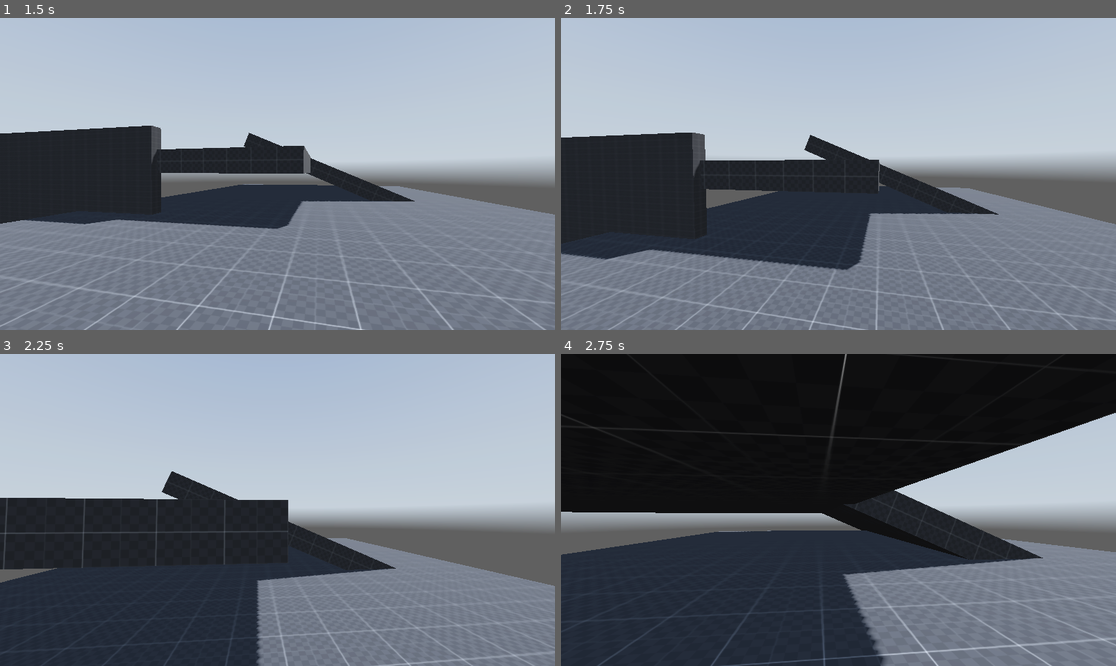
Above: before the commit, frames 1-4 (two rows, left to right).
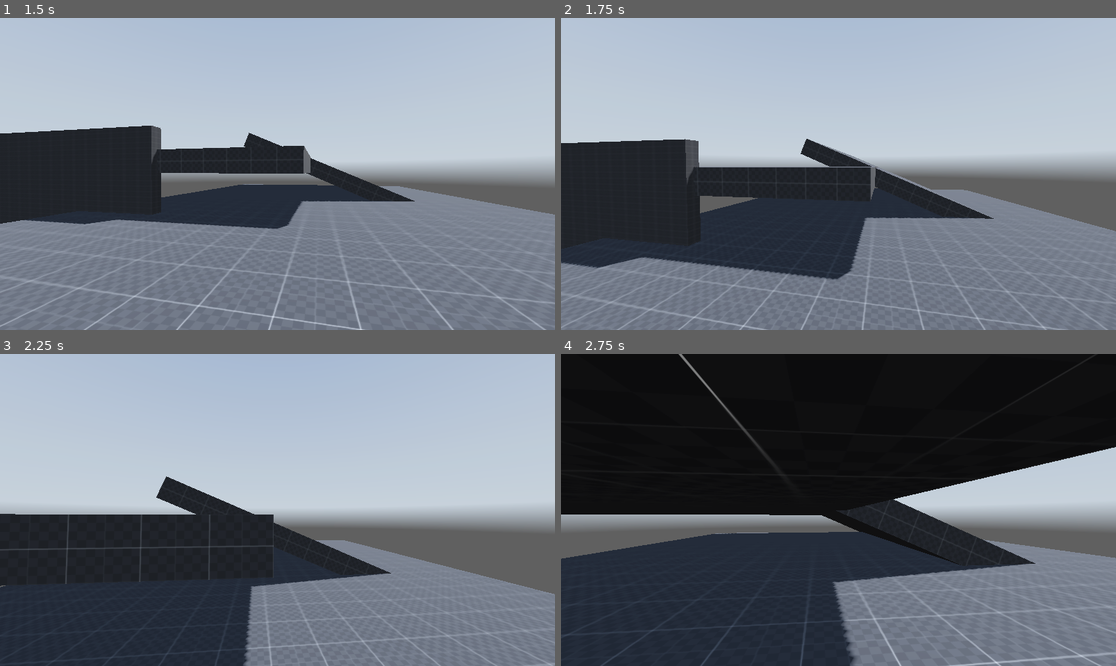
Above: after the commit, the same moments.

Repository: elmoradoo/Reflection
Game: Godot game, scene res://scenes/world.tscn
The game is run twice, just before and just after one commit, with the same random seed, the same clock (stepped at 60 frames per second) and the same inputs. A sky picture missing from this copy of the repository is replaced by a grey-blue gradient.
Inputs (mouse positions are in pixels of both pictures, inside the frame that each line leads up to):
- Up to frame 1 (1.5 s): tap Enter at 0.5 s; move the mouse to (305, 174) at 0.52 s; hold Ctrl (crouch) 0.53-1.28 s; hold W (forward) from 0.53 s (still down); tap Space (jump) at 0.77, 1.07 s; tap Shift (sprint) at 0.8, 1.35 s; move the mouse to (249, 174) at 1.27 s
- Up to frame 2 (1.75 s): keep holding W (forward); tap Space (jump) at 1.52, 1.55 s
- Up to frame 3 (2.25 s): keep holding W (forward); tap Space (jump) at 1.82, 2.1 s; move the mouse to (288, 503) at 2.02 s; hold Ctrl (crouch) from 2.03 s (still down)
- Up to frame 4 (2.75 s): keep holding W (forward); keep holding Ctrl (crouch)

Frame 1 is identical in both runs. In frame 2, 6.8% of the frame differs, in the area x 0-100%, y 36-100%; in frame 3, 6.1%; in frame 4, 8.7%, in the area x 0-100%, y 0-100%.

Commit message:
player have eyes now with bobbing that need to be put in base state, all state inherits from basestate for common functions now wallclimb

Diff:
--- a/scenes/player.tscn
+++ b/scenes/player.tscn
@@ -6,6 +6,33 @@
 
 [sub_resource type="CapsuleShape3D" id="CapsuleShape3D_ep87d"]
 height = 1.2
+
+[sub_resource type="Animation" id="Animation_rcd5g"]
+length = 0.001
+tracks/0/type = "value"
+tracks/0/imported = false
+tracks/0/enabled = true
+tracks/0/path = NodePath("neck/head/eyes/Camera3D:rotation")
+tracks/0/interp = 1
+tracks/0/loop_wrap = true
+tracks/0/keys = {
+"times": PackedFloat32Array(0),
+"transitions": PackedFloat32Array(1),
+"update": 0,
+"values": [Vector3(0, 0, 0)]
+}
+tracks/1/type = "value"
+tracks/1/imported = false
+tracks/1/enabled = true
+tracks/1/path = NodePath("neck/head/eyes/Camera3D:position")
+tracks/1/interp = 1
+tracks/1/loop_wrap = true
+tracks/1/keys = {
+"times": PackedFloat32Array(0),
+"transitions": PackedFloat32Array(1),
+"update": 0,
+"values": [Vector3(0, 0, 0)]
+}
 
 [sub_resource type="Animation" id="Animation_j3hl0"]
 resource_name = "jump"
@@ -33,33 +60,6 @@
 "transitions": PackedFloat32Array(1, 1, 1),
 "update": 0,
 "values": [Vector3(0, 0, 0), Vector3(0, 0, 0), Vector3(0, 0, 0)]
-}
-
-[sub_resource type="Animation" id="Animation_rcd5g"]
-length = 0.001
-tracks/0/type = "value"
-tracks/0/imported = false
-tracks/0/enabled = true
-tracks/0/path = NodePath("neck/head/eyes/Camera3D:rotation")
-tracks/0/interp = 1
-tracks/0/loop_wrap = true
-tracks/0/keys = {
-"times": PackedFloat32Array(0),
-"transitions": PackedFloat32Array(1),
-"update": 0,
-"values": [Vector3(0, 0, 0)]
-}
-tracks/1/type = "value"
-tracks/1/imported = false
-tracks/1/enabled = true
-tracks/1/path = NodePath("neck/head/eyes/Camera3D:position")
-tracks/1/interp = 1
-tracks/1/loop_wrap = true
-tracks/1/keys = {
-"times": PackedFloat32Array(0),
-"transitions": PackedFloat32Array(1),
-"update": 0,
-"values": [Vector3(0, 0, 0)]
 }
 
 [sub_resource type="Animation" id="Animation_j5eol"]
--- a/scripts/player/enums.gd
+++ b/scripts/player/enums.gd
@@ -7,5 +7,6 @@
 	Jumping,
 	AirTime,
 	Crouching,
-	Sliding
+	Sliding,
+	WallClimb
 }
--- a/scripts/player/states/airtime.gd
+++ b/scripts/player/states/airtime.gd
@@ -1,4 +1,4 @@
-extends Node
+extends BaseState
 
 var player: playerData
 const max_speed: float = 3.0
@@ -24,7 +24,6 @@
 func update():
 	update_event()
 	print(player.velocity.y)
-	#print("CLIMB" if player.velocity.y >= climbable else "NOT CLIMB")
 
 func check():
 	if player.myself.is_on_floor() and player.velocity.length() >= 2:
--- /dev/null
+++ b/scripts/player/states/base_state.gd
@@ -0,0 +1,21 @@
+extends Node
+
+class_name BaseState
+
+#Stand up vars
+var stand_up_lp = 10.0
+
+#Crouching vars
+var crouching_depth: float = -0.5
+var lerp_speed = 10.0
+
+func stand_up(player: playerData):
+	player.neck.rotation.y = lerp(player.neck.rotation.y, 0.0, player.delta * stand_up_lp)
+	player.head.position.y = lerp(player.head.position.y, 0.0, stand_up_lp * player.delta)
+	player.standing_collision_shape.disabled = false
+	player.crouching_collision_shape.disabled = true
+
+func stand_down(player: playerData):
+	player.head.position.y = lerp(player.head.position.y, crouching_depth, lerp_speed * player.delta)
+	player.standing_collision_shape.disabled = true
+	player.crouching_collision_shape.disabled = false
--- a/scripts/player/states/crouching.gd
+++ b/scripts/player/states/crouching.gd
@@ -1,10 +1,10 @@
-extends Node
+extends BaseState
 
 var enums = preload("res://scripts/player/enums.gd")
 var player
 const max_speed: float = 3.0
-var crouching_depth: float = -0.5
-var lerp_speed = 10.0
+#var crouching_depth: float = -0.5
+#var lerp_speed = 10.0
 
 func init(obj):
 	player = obj
@@ -26,9 +26,7 @@
 
 func update():
 	update_event()
-	player.head.position.y = lerp(player.head.position.y, crouching_depth, lerp_speed * player.delta)
-	player.standing_collision_shape.disabled = true
-	player.crouching_collision_shape.disabled = false
+	self.stand_down(player)
 	player.velocity.x = player.direction.x * max_speed
 	player.velocity.z = player.direction.z * max_speed
 	player.direction = lerp(player.direction, (player.transform.basis * Vector3(player.input_dir.x, 0, player.input_dir.y)).normalized(), lerp_speed * player.delta)
--- a/scripts/player/states/idle.gd
+++ b/scripts/player/states/idle.gd
@@ -1,10 +1,9 @@
-extends Node
+extends BaseState
 
 var enums = preload("res://scripts/player/enums.gd")
 
 var player: playerData
-var stand_up_lp = 10.0
-var lerp_speed = 2.0
+var idle_lerp_speed = 2.0
 
 func init(obj):
 	player = obj
@@ -24,12 +23,9 @@
 
 func update():
 	update_event()
-	player.neck.rotation.y = lerp(player.neck.rotation.y, 0.0, player.delta * stand_up_lp)
-	player.head.position.y = lerp(player.head.position.y, 0.0, stand_up_lp * player.delta)
-	player.standing_collision_shape.disabled = false
-	player.crouching_collision_shape.disabled = true
-	player.velocity.x = move_toward(player.velocity.x, 0, lerp_speed)
-	player.velocity.z = move_toward(player.velocity.z, 0, lerp_speed)
+	self.stand_up(player)
+	player.velocity.x = move_toward(player.velocity.x, 0, idle_lerp_speed)
+	player.velocity.z = move_toward(player.velocity.z, 0, idle_lerp_speed)
 
 func check():
 	#var player.input_dir = Input.get_vector("left", "right", "forward", "backward")
--- a/scripts/player/states/jumping.gd
+++ b/scripts/player/states/jumping.gd
@@ -1,4 +1,4 @@
-extends Node
+extends BaseState
 
 var player: playerData
 const jump_velocity: float = 4.5
@@ -20,13 +20,15 @@
 
 func update():
 	update_event()
+
+	#Set eyes to 0
+	player.eyes.position.x = lerp(player.eyes.position.x, 0.0, player.delta * 1)
+	player.eyes.position.y = lerp(player.eyes.position.x, 0.0, player.delta * 1)
 	var forward_velocity = Vector3(player.velocity.x, 0, player.velocity.z)
 	print(forward_velocity)
 
 	player.velocity.y += jump_velocity
-	#player.velocity.x = forward_velocity.x
-#	player.velocity.z = forward_velocity.z
-	#var target_velocity = (player.transform.basis * Vector3(player.input_dir.x, 0, player.input_dir.y)).normalized() * max_speed
+
 
 func exit():
 	pass
--- a/scripts/player/states/player_state_manager.gd
+++ b/scripts/player/states/player_state_manager.gd
@@ -11,6 +11,7 @@
 var sliding_ss = preload("res://scripts/player/states/sliding.gd")
 var jumping_ss = preload("res://scripts/player/states/jumping.gd")
 var airtime_ss = preload("res://scripts/player/states/airtime.gd")
+var wallclimb_ss = preload("res://scripts/player/states/wallclimb.gd")
 
 #And associated variables
 var idle_state
@@ -20,6 +21,7 @@
 var sliding_state
 var jumping_state
 var airtime_state
+var wallclimb_state
 
 var player: playerData
 
@@ -41,6 +43,8 @@
 			print("sliding")
 		enums.player_states.AirTime:
 			print("airtime")
+		enums.player_states.Wallclimb:
+			print("wallclimb")
 
 
 func init(player_object):
@@ -52,6 +56,7 @@
 	sliding_state = sliding_ss.new()
 	jumping_state = jumping_ss.new()
 	airtime_state = airtime_ss.new()
+	wallclimb_state = wallclimb_ss.new()
 
 	idle_state.init(player_object)
 	walking_state.init(player_object)
@@ -60,6 +65,7 @@
 	sliding_state.init(player_object)
 	jumping_state.init(player_object)
 	airtime_state.init(player_object)
+	wallclimb_state.init(player_object)
 
 	player = player_object
 
@@ -79,6 +85,8 @@
 		enums.player_states.Sliding:
 			sliding_state.check()
 		enums.player_states.AirTime:
+			airtime_state.check()
+		enums.player_states.Wallclimb:
 			airtime_state.check()
 	if not player.current_state == old_state:
 		set_current_state()
@@ -100,6 +108,8 @@
 			sliding_state.exit()
 		enums.player_states.AirTime:
 			airtime_state.exit()
+		enums.player_states.Wallclimb:
+			airtime_state.exit()
 	#Enter new state
 	match player.current_state:
 		enums.player_states.Idle:
@@ -115,6 +125,8 @@
 		enums.player_states.Sliding:
 			sliding_state.enter()
 		enums.player_states.AirTime:
+			airtime_state.enter()
+		enums.player_states.Wallclimb:
 			airtime_state.enter()
 
 func update_current_state():
--- a/scripts/player/states/sliding.gd
+++ b/scripts/player/states/sliding.gd
@@ -1,9 +1,7 @@
-extends Node
+extends BaseState
 
 var player: playerData
 const max_speed: float = 5.0
-var crouching_depth: float = -0.5
-var lerp_speed = 10.0
 var enums = preload("res://scripts/player/enums.gd")
 
 const sliding_initial_force: float = 1.2
@@ -24,9 +22,7 @@
 
 func update():
 	update_event()
-	player.head.position.y = lerp(player.head.position.y, crouching_depth, lerp_speed * player.delta)
-	player.standing_collision_shape.disabled = true
-	player.crouching_collision_shape.disabled = false
+	self.stand_down(player)
 	player.velocity.x = lerp(player.velocity.x, 0.0, player.delta * 1)
 	player.velocity.z = lerp(player.velocity.z, 0.0, player.delta * 1)
 
--- a/scripts/player/states/sprinting.gd
+++ b/scripts/player/states/sprinting.gd
@@ -1,16 +1,14 @@
-extends Node
+extends BaseState
 
 var player: playerData
 const max_speed: float = 8.0
-var lerp_speed: float = 0.5
+#var lerp_speed: float = 0.5
 
 var head_bobbing_vector: Vector2 = Vector2.ZERO
 var head_bobbing_index: float = 0.0
 var head_bobbing_intensity: float = 0.2
 var head_bobbing_speed: float = 22.0
 var head_bobbing_lerp: float = 10.0
-
-var stand_up_lp = 10.0
 
 var acceleration = 5.0
 
@@ -32,12 +30,7 @@
 func update():
 	update_event()
 
-	#Stand up
-	player.neck.rotation.y = lerp(player.neck.rotation.y, 0.0, player.delta * stand_up_lp)
-	player.head.position.y = lerp(player.head.position.y, 0.0, stand_up_lp * player.delta)
-	player.standing_collision_shape.disabled = false
-	player.crouching_collision_shape.disabled = true
-
+	self.stand_up(player)
 
 	var target_velocity = (player.transform.basis * Vector3(player.input_dir.x, 0, player.input_dir.y)).normalized() * max_speed
 	player.velocity = player.velocity.lerp(target_velocity, acceleration * player.delta)
@@ -50,8 +43,7 @@
 	player.eyes.position.x = lerp(player.eyes.position.x, head_bobbing_vector.x * head_bobbing_intensity, player.delta * head_bobbing_lerp)
 
 func exit():
-	player.eyes.position.y = 0# TODO lerp it somehow
-	player.eyes.position.x = 0#lerp(player.eyes.position.x, head_bobbing_vector.x * head_bobbing_intensity, player.delta * lerp_speed)
+	pass
 
 func check():
 	if player.myself.is_on_floor():
--- a/scripts/player/states/walking.gd
+++ b/scripts/player/states/walking.gd
@@ -1,8 +1,7 @@
-extends Node
+extends BaseState
 
 var player: playerData
 const max_speed: float = 5.0
-var lerp_speed: float = 10.0
 var enums = preload("res://scripts/player/enums.gd")
 
 func init(obj):
@@ -21,15 +20,9 @@
 
 func update():
 	update_event()
-
-	player.neck.rotation.y = lerp(player.neck.rotation.y, 0.0, player.delta * lerp_speed) # ICI 0.0
-	player.head.position.y = lerp(player.head.position.y, 0.0, lerp_speed * player.delta)
-	player.standing_collision_shape.disabled = false
-	player.crouching_collision_shape.disabled = true
-
+	self.stand_up(player)
 	player.velocity.x = player.direction.x * max_speed
 	player.velocity.z = player.direction.z * max_speed
-	player.current_speed = player.velocity.length()
 	player.direction = lerp(player.direction, (player.transform.basis * Vector3(player.input_dir.x, 0, player.input_dir.y)).normalized(), lerp_speed * player.delta)
 
 func exit():
--- /dev/null
+++ b/scripts/player/states/wallclimb.gd
@@ -0,0 +1,19 @@
+extends BaseState
+
+var player: playerData
+
+func init(obj):
+	player = obj
+
+func enter():
+	pass
+
+func exit():
+	pass
+
+#Raycast front wall (2 ?)
+#If enough upwards velocity in airtime
+#Timer for max climb duration
+
+func update():
+	pass
